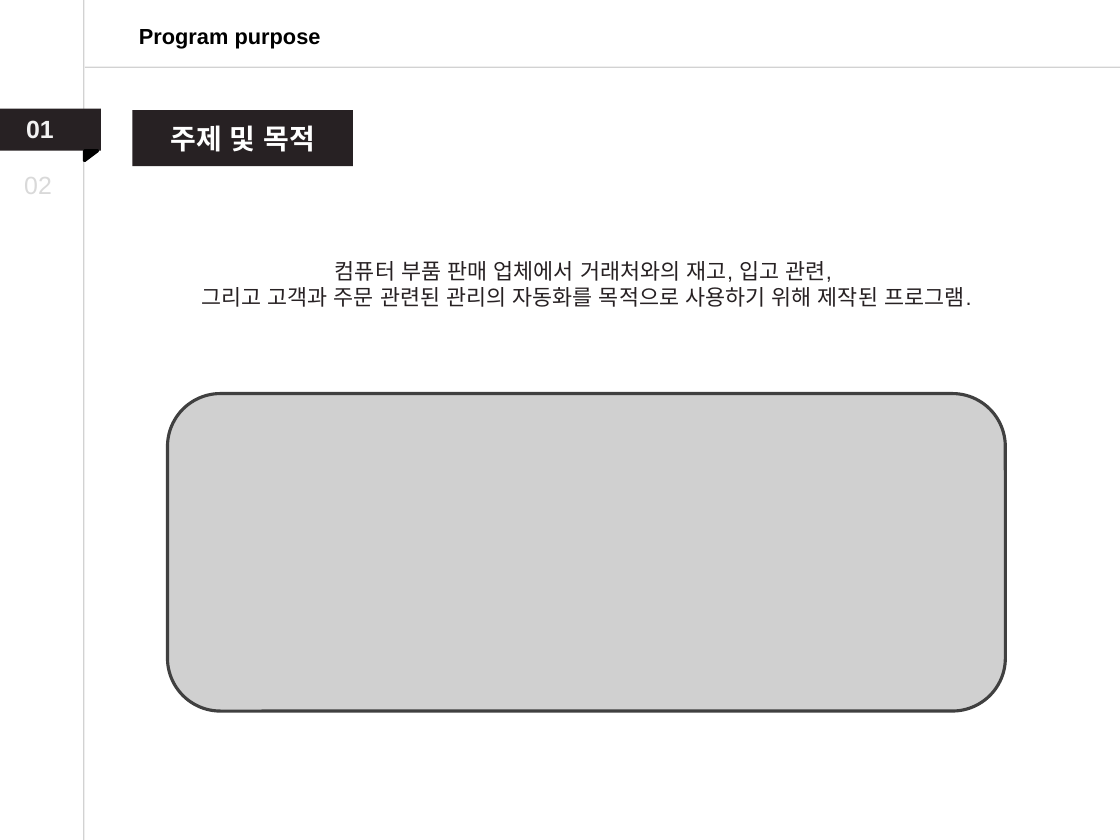
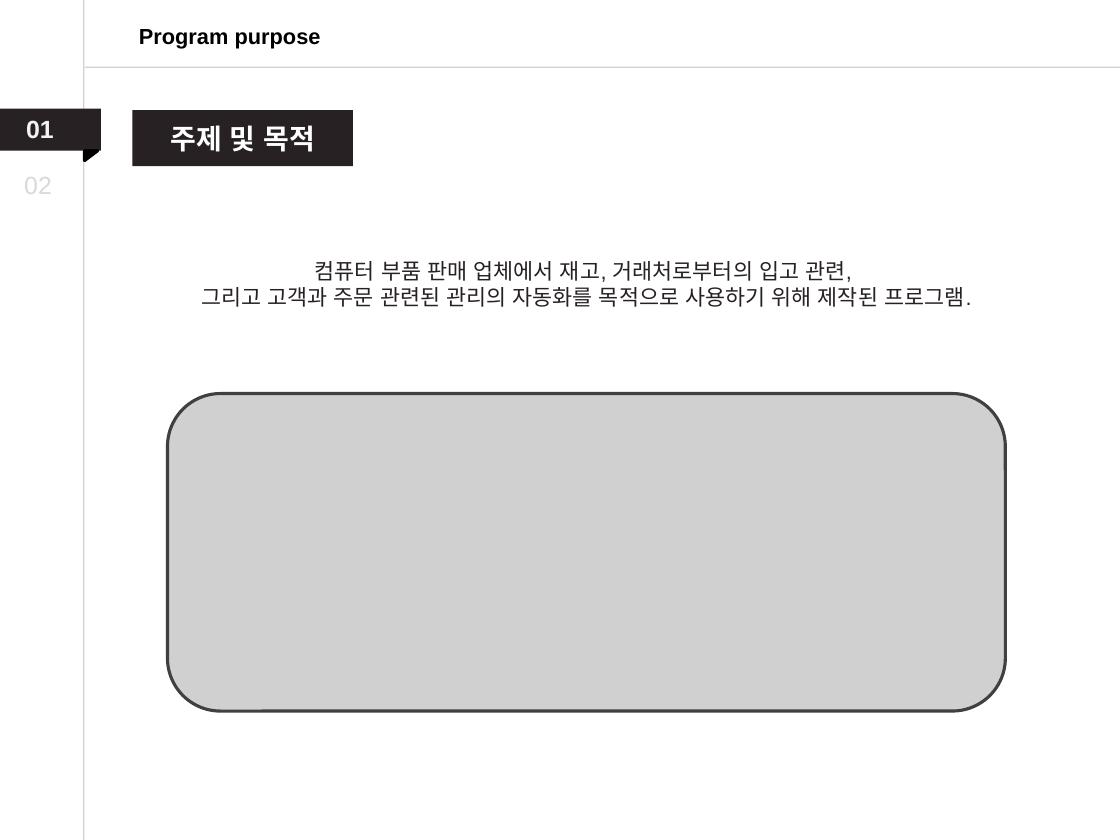
Before and after one commit to Dong-Jun-Shin/COMP_project, a slide deck: slide 3 of Document/DOC_source/ppt/pptTemp.pptx. Drawn at 1120x840 pixels with LibreOffice and Linux fonts; fonts in the diff are those of the drawing; grey boxes stand for pictures. Boxes give left, top, right and bottom in pixels: in the first picture for what was removed or moved away, otherwise in the second. Text is boxed around its words. In the diff, an @@ line names an element or a change of style, - is before the commit and + after.

```diff
--- a/Document/DOC_source/ppt/pptTemp.pptx
+++ b/Document/DOC_source/ppt/pptTemp.pptx
@@ text at bbox=[315, 261, 852, 282]: text changed @@
-컴퓨터 부품 판매 업체에서 거래처와의 재고, 입고 관련,
+컴퓨터 부품 판매 업체에서 재고, 거래처로부터의 입고 관련,
```
Also in this commit, not shown: 10 other slides changed, 5 slides added, 2 slides removed, 2 other files.
